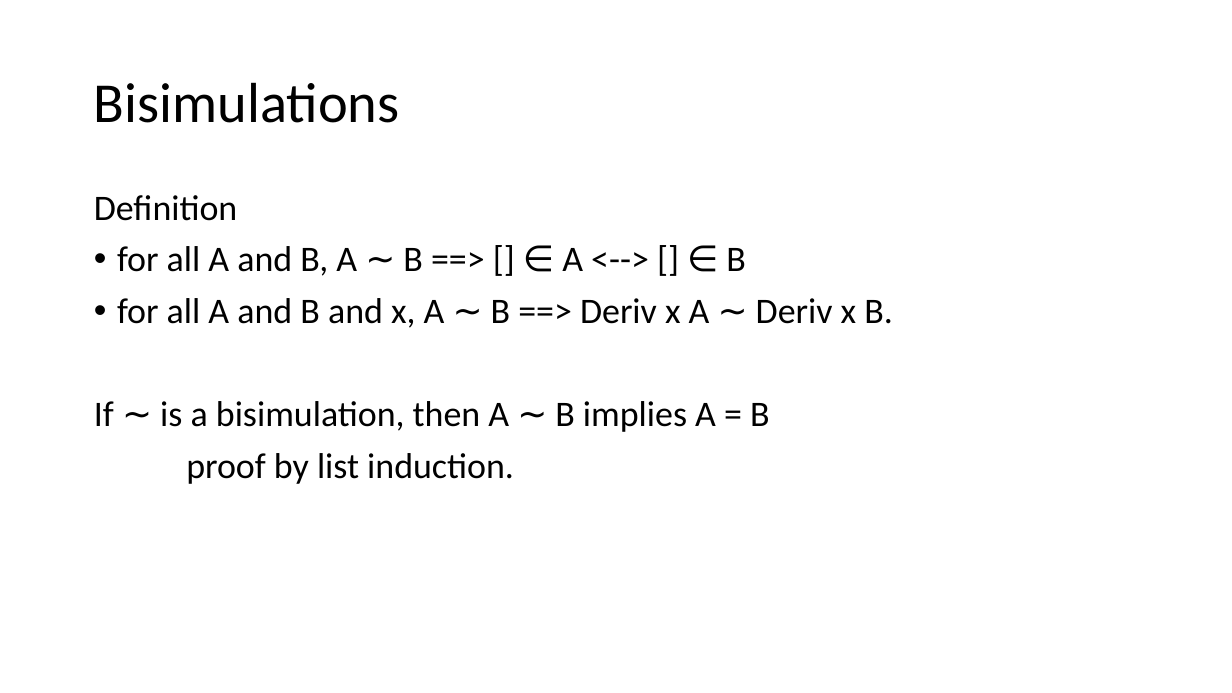
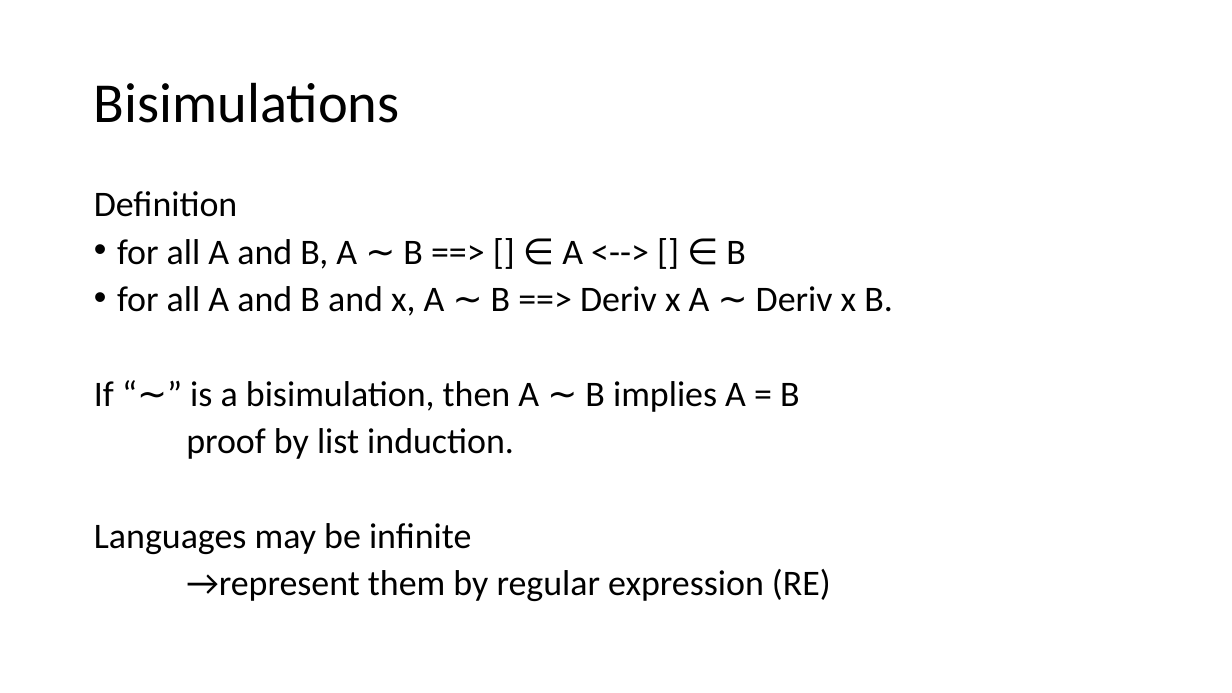
Before and after one commit to Helli/fds_seminar, a slide deck: slide 5 of slides.pptx. Drawn at 1232x693 pixels with LibreOffice and Linux fonts; fonts in the diff are those of the drawing. Boxes give left, top, right and bottom in pixels: in the first picture for what was removed or moved away, otherwise in the second. Text is boxed around its words. In the diff, an @@ line names an element or a change of style, - is before the commit and + after.

Commit message:
more slides

```diff
--- a/slides.pptx
+++ b/slides.pptx
@@ text at [94, 191, 893, 459]: line spacing 0.9 to 0.8 @@
@@ text at [94, 381, 800, 412]: text changed @@
-If ∼ is a bisimulation, then A ∼ B implies A = B
+If “∼” is a bisimulation, then A ∼ B implies A = B
@@ text at [94, 523, 831, 601]: paragraphs added @@
+Languages may be infinite
+→represent them by regular expression (RE)
```
Also in this commit, not shown: 2 other slides changed, 11 slides added, 1 slide removed, 2 other files.
